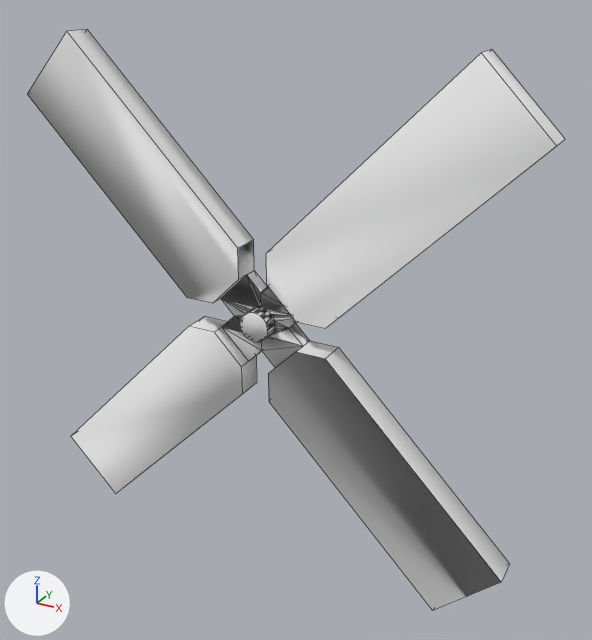
What one commit did to the OBJ model 3d/mini-golf/Windmill_blades_01.obj.
Camera for both pictures: a camera (50 mm lens) standing at (5.12, -4.55, 4.7) and looking at (2.61, 0.02, 2.41). The lights are fixed; the arrows at lower left show +X, +Y and +Z. Mesh edges are drawn as thin lines. Where no turn or scale is listed for an object, it has been applied to the vertices.

Before the edit, the objects in view are built like this:
```python
mat_brown = principled_material('Brown')
mat_brown.base_color = (0.8, 0.8, 0.8)  # white #e7e7e7
mat_brown.roughness = 1.0
mat_red = principled_material('Red')
mat_red.base_color = (0.8, 0.8, 0.8)  # white #e7e7e7
mat_red.roughness = 1.0
me_windmill_blades_01 = bpy.data.meshes.new('Windmill_blades_01')
me_windmill_blades_01.from_pydata(...)  # 136 vertices, 162 faces; spans x 0.54..4.26, y -0.2..0.0, z 0.54..4.26
# faces by material slot: [64, 73, 25]
me_windmill_blades_01.materials.append(mat_red)  # white #e7e7e7
me_windmill_blades_01.materials.append(mat_backcolor)  # white #e7e7e7
me_windmill_blades_01.materials.append(mat_brown)  # white #e7e7e7
ob_windmill_blades_01 = bpy.data.objects.new('Windmill_blades_01', me_windmill_blades_01)
ob_windmill_blades_01.location = (0.0, 0.0, 0.0)
```
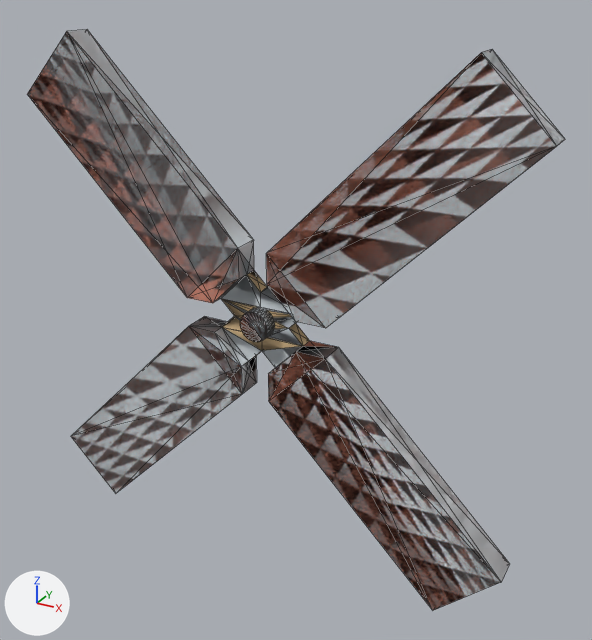
Patch to the scene script:
```diff
--- a/3d/mini-golf/Windmill_blades_01.obj.py
+++ b/3d/mini-golf/Windmill_blades_01.obj.py
@@ mat_red @@
 mat_red = principled_material('Red')
-mat_red.base_color = (0.8, 0.8, 0.8)  # white #e7e7e7
+mat_red.base_color = (0.71, 0.247, 0.161)  # beige #db8870
 mat_red.roughness = 1.0
@@ mat_brown @@
 mat_brown = principled_material('Brown')
-mat_brown.base_color = (0.8, 0.8, 0.8)  # white #e7e7e7
+mat_brown.base_color = (0.698, 0.494, 0.267)  # beige #dabb8d
 mat_brown.roughness = 1.0
@@ me_windmill_blades_01 @@
 # used by ob_windmill_blades_01; location = (0.0, 0.0, 0.0)
-me_windmill_blades_01.from_pydata(...)  # 136 vertices, 162 faces; spans x 0.54..4.26, y -0.2..0.0, z 0.54..4.26
+me_windmill_blades_01.from_pydata(...)  # 136 vertices, 560 faces; spans x 0.54..4.26, y -0.2..0.0, z 0.54..4.26
+# me_windmill_blades_01 part 1: 7 faces spanning x 2.07..2.73, y -0.1, z 2.18..2.51 switch from mat_backcolor (white #e7e7e7) to mat_brown (beige #dabb8d)
+# me_windmill_blades_01 part 2: 12 faces spanning x 2.07..2.73, y -0.1, z 2.29..2.73 switch from mat_brown (white #e7e7e7) to mat_backcolor (light grey #d2dade)
+# me_windmill_blades_01 part 3: the surface is now shaded flat
 me_windmill_blades_01.materials.append(mat_red)
```

Pixel boxes (x1, y1, x2, y2) of what changed, in the pictures (592 x 640 px):
'Windmill_blades_01', recoloured, reshaped (white to grey): (27, 29, 565, 610) in both
part 1 of me_windmill_blades_01, recoloured: (222, 299, 300, 350) in both
part 2 of me_windmill_blades_01, recoloured: (221, 275, 302, 346) in both
